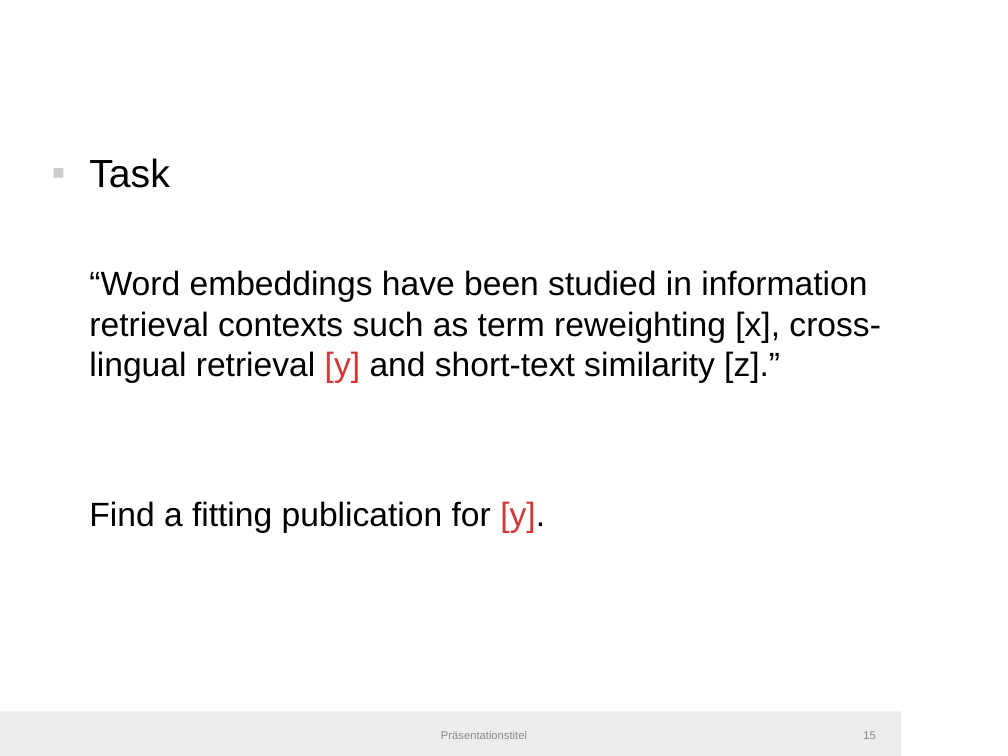
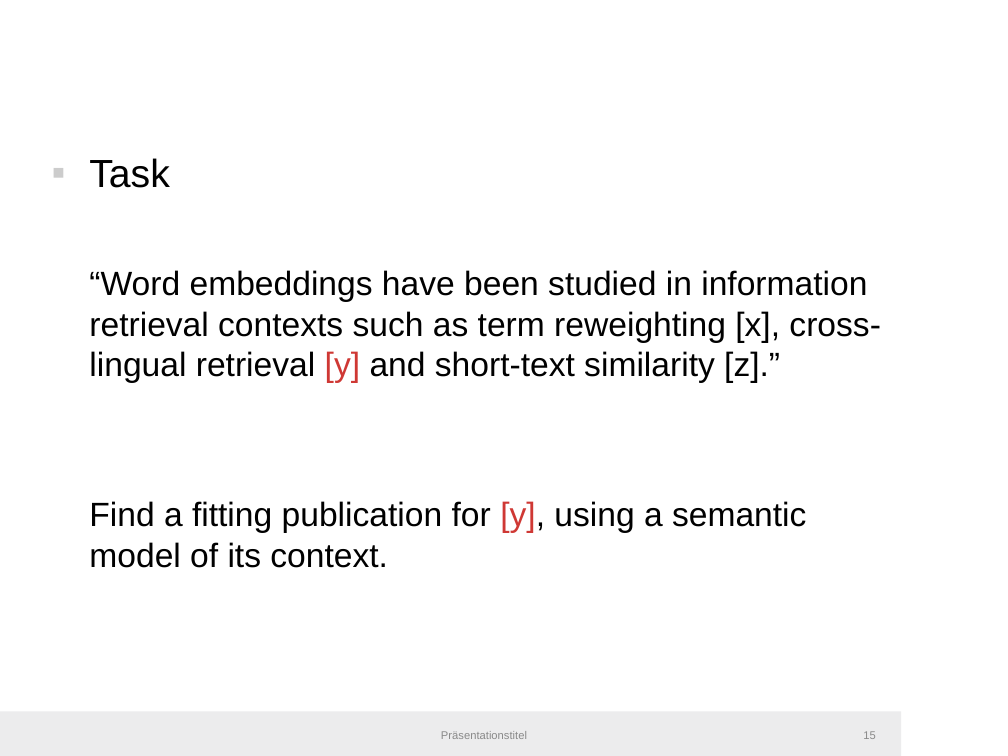
Before and after one commit to IllDepence/master_thesis, a slide deck: slide 15 of pres/pres.odp. Drawn at 1008x756 pixels with LibreOffice and Linux fonts; fonts in the diff are those of the drawing; background and template pictures are left out. Boxes give left, top, right and bottom in pixels: in the first picture for what was removed or moved away, otherwise in the second. Text is boxed around its words. In the diff, an @@ line names an element or a change of style, - is before the commit and + after.

```diff
--- a/pres/pres.odp
+++ b/pres/pres.odp
@@ text at [89,501,806,568]: text changed @@
-Find a fitting publication for [y].
+Find a fitting publication for [y], using a semantic model of its context.
```
Also in this commit, not shown: 8 other slides changed, 2 slides added, 2 other files.
